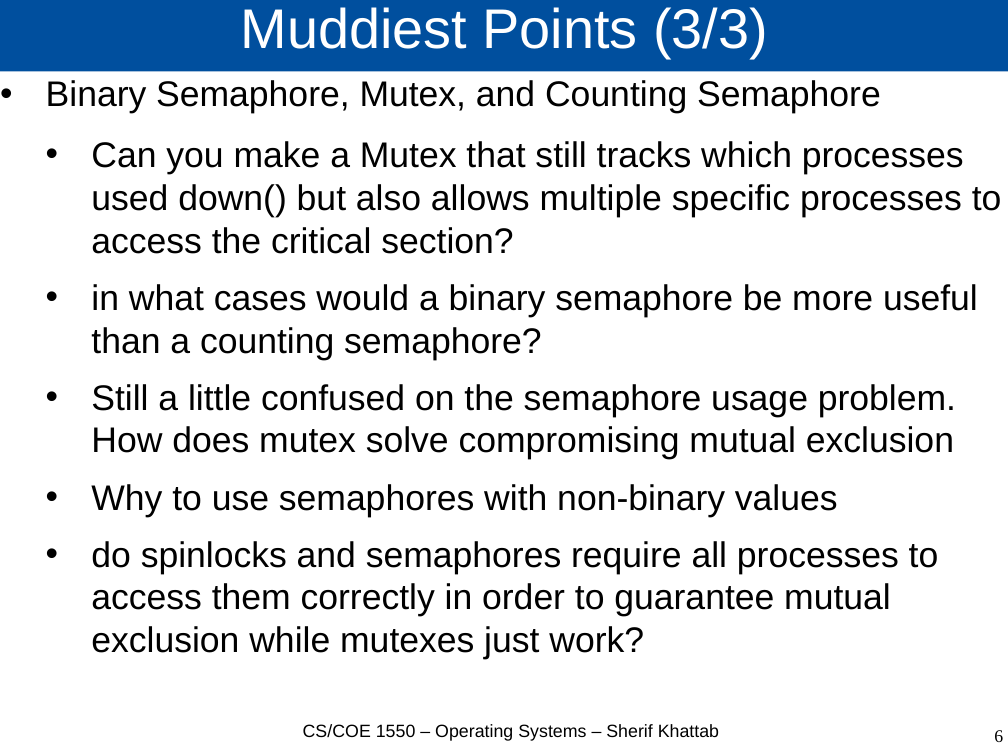
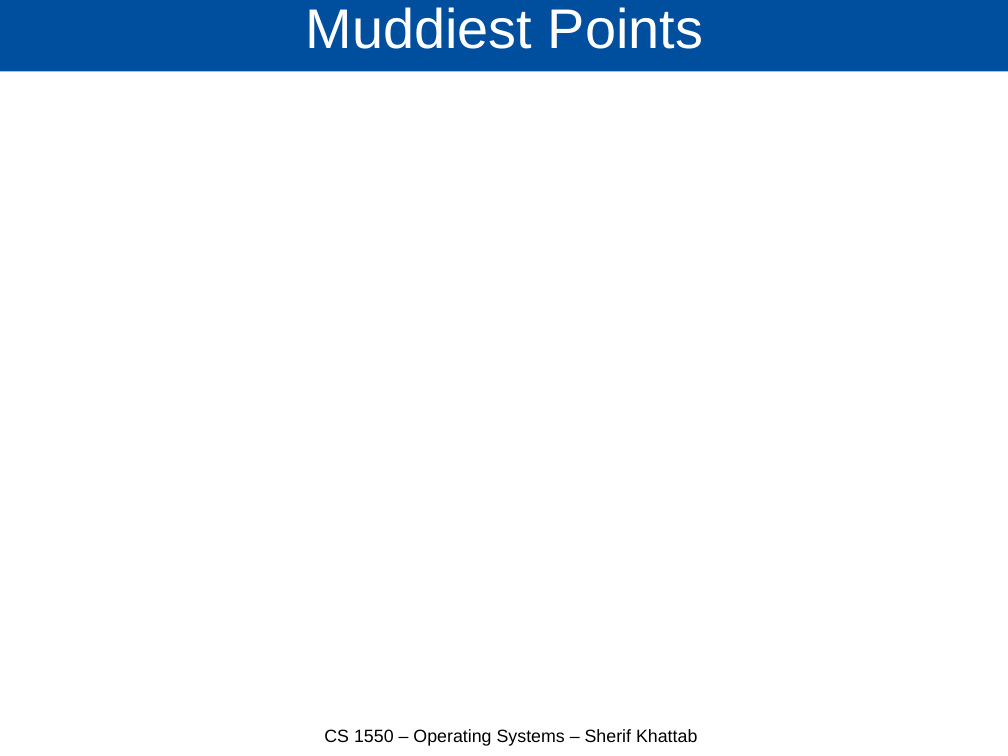
Before and after one commit to cs1550-2224/cs1550-code-handouts, a slide deck: slide 4 of DraftSlides/Lecture7.pptx (slide 6 before the commit). Drawn at 1008x756 pixels with LibreOffice and Linux fonts; fonts in the diff are those of the drawing. Boxes give left, top, right and bottom in pixels: in the first picture for what was removed or moved away, otherwise in the second. Text is boxed around its words. In the diff, an @@ line names an element or a change of style, - is before the commit and + after.

Commit message:
Lecture 7

```diff
--- a/DraftSlides/Lecture7.pptx
+++ b/DraftSlides/Lecture7.pptx
@@ title at box(306, 7, 703, 49): text changed @@
-Muddiest Points (3/3)
+Muddiest Points
@@ text removed at box(46, 80, 1002, 659) @@
-• Binary Semaphore, Mutex, and Counting Semaphore
-  • Can you make a Mutex that still tracks which processes used down() but also allows multiple specific processes to access the critical section?
-  • in what cases would a binary semaphore be more useful than a counting semaphore?
-  • Still a little confused on the semaphore usage problem. How does mutex solve compromising mutual exclusion
-  • Why to use semaphores with non-binary values
-  • do spinlocks and semaphores require all processes to access them correctly in order to guarantee mutual exclusion while mutexes just work?
@@ text at box(324, 729, 697, 746): text changed @@
-CS/COE 1550 – Operating Systems – Sherif Khattab
+CS 1550 – Operating Systems – Sherif Khattab
@@ page number removed at box(994, 730, 1003, 742) @@
-6
```
Also in this commit, not shown: 3 other slides changed, 7 slides added, 2 slides removed, 1 other file.
